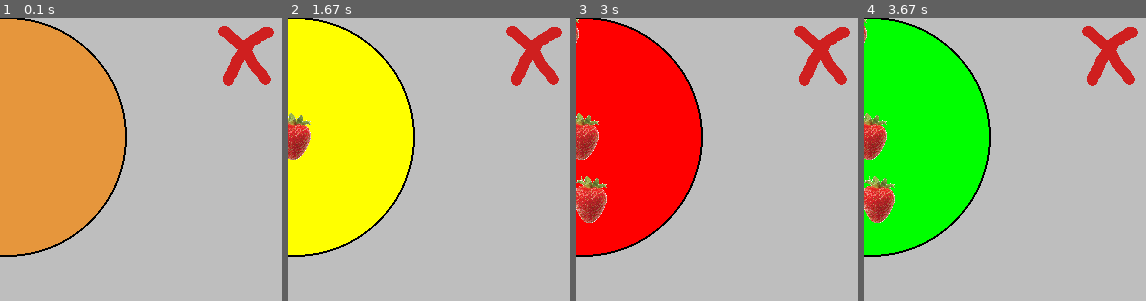
Above: before the commit, frames 1-4 (left to right).
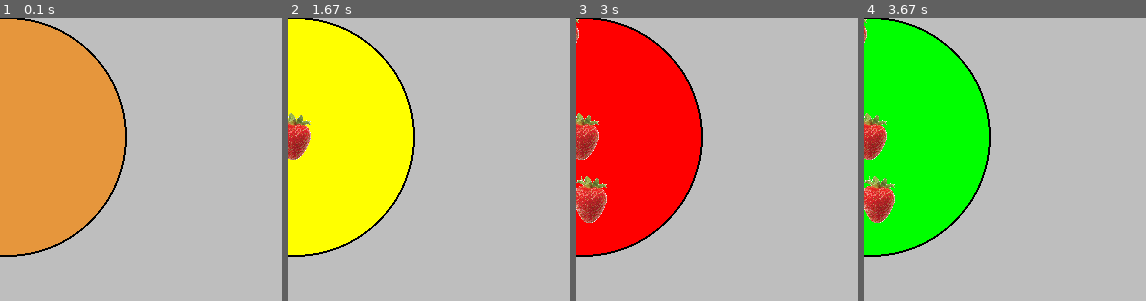
Above: after the commit, the same moments.

Repository: bennorth/cake-decoration-in-pygame
Game: pygame game, started from cake.py
Two runs of this game, one before a commit and one after it. Both use one fixed random seed, a clock stepped at 60 frames per second and the inputs below.
Inputs (mouse positions are % of the whole screen's width and height, from its top left):
- Up to frame 1 (0.1 s): no input
- Up to frame 2 (1.67 s): click (49, 53) at 0.38 s; click (23, 54) at 0.72 s; click (16, 78) at 1.05 s; click (88, 90) at 1.38 s
- Up to frame 3 (3 s): click (24, 32) at 1.72 s; click (50, 64) at 2.05 s; click (45, 35) at 2.38 s; click (13, 12) at 2.72 s
- Up to frame 4 (3.67 s): click (9, 30) at 3.05 s; click (14, 63) at 3.38 s
The pictures show only the part of the screen within x 48-98%, y 32-82%; the shares and areas given below are measured in that part.

The runs differ from the first frame. In frame 1, 1.9% of the frame differs, in the area x 77-98%, y 2-25%; in frame 2, 1.9%; in frame 3, 1.9%; in frame 4, 1.9%.

Commit message:
remove 'delete all' functionality
Student preferred 'delete most recently added decoration' interface,
which will be added in due course.

Diff:
--- a/cake.py
+++ b/cake.py
@@ -17,10 +17,7 @@
 marshmallows = pygame.image.load('Marshmallows.png')
 marshmallows.convert_alpha()
 
-delete_all = pygame.image.load('delete-all-decorations.png')
-delete_all.convert_alpha()
-
-decoration_menu = [strawberry, marshmallows, delete_all]
+decoration_menu = [strawberry, marshmallows]
 
 current_decoration = strawberry
 
@@ -64,9 +61,6 @@
                     elif 107 < click_y < 160:
                         print('marshmallows')
                         current_decoration = marshmallows
-                    elif 188 < click_y < 248:
-                        print('delete all')
-                        decorations = []
                     else:
                         print('in decoration menu but not on decoration')
 
Binary file removed: delete-all-decorations.png
